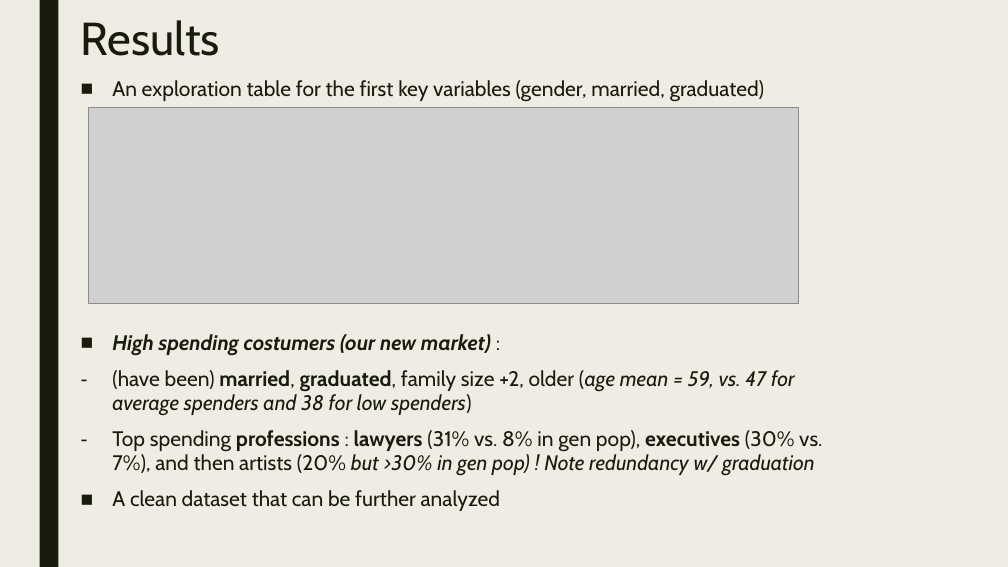
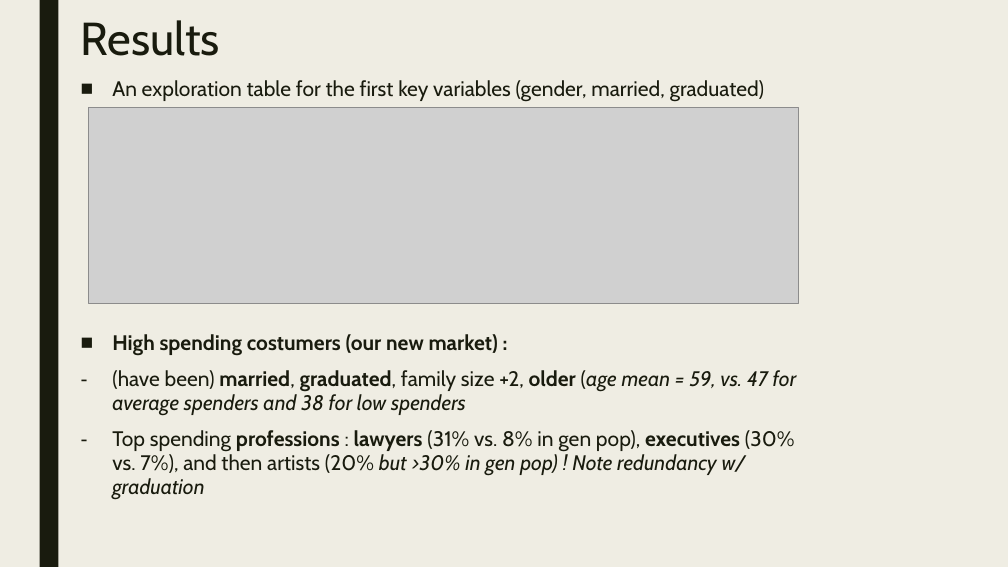
Before and after one commit to tatdef/IH_project3_NewMarkets, a slide deck: slide 4 of [Version 2] Project 3 - New Markets - Tatiana & Yuchen.pptx. Drawn at 1008x567 pixels with LibreOffice and Linux fonts; fonts in the diff are those of the drawing; grey boxes stand for pictures. Boxes give left, top, right and bottom in pixels: in the first picture for what was removed or moved away, otherwise in the second. Text is boxed around its words. In the diff, an @@ line names an element or a change of style, - is before the commit and + after.

Commit message:
presentation version 3

```diff
--- a/[Version 2] Project 3 - New Markets - Tatiana & Yuchen.pptx
+++ b/[Version 2] Project 3 - New Markets - Tatiana & Yuchen.pptx
@@ text at (112, 334, 498, 356): bold on in ":"; italic off in "High spending costumers (our new market)" @@
@@ text at (112, 370, 797, 416): text changed @@
-– (have been) married, graduated, family size +2, older (age mean = 59, vs. 47 for average spenders and 38 for low spenders)
+– (have been) married, graduated, family size +2, older (age mean = 59, vs. 47 for average spenders and 38 for low spenders
@@ text at (112, 490, 500, 511): paragraph removed @@
-■ A clean dataset that can be further analyzed
```
Also in this commit, not shown: 1 other slide changed, 1 slide added, 3 other files.
